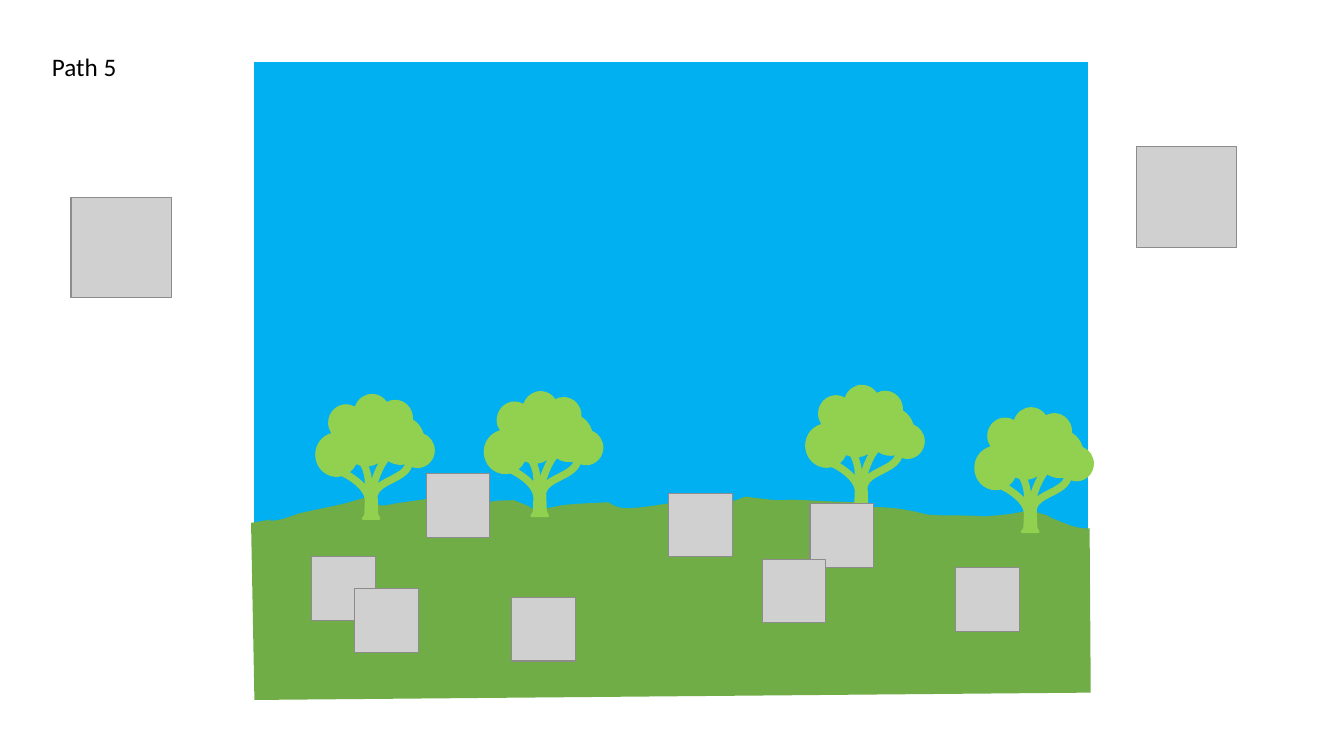
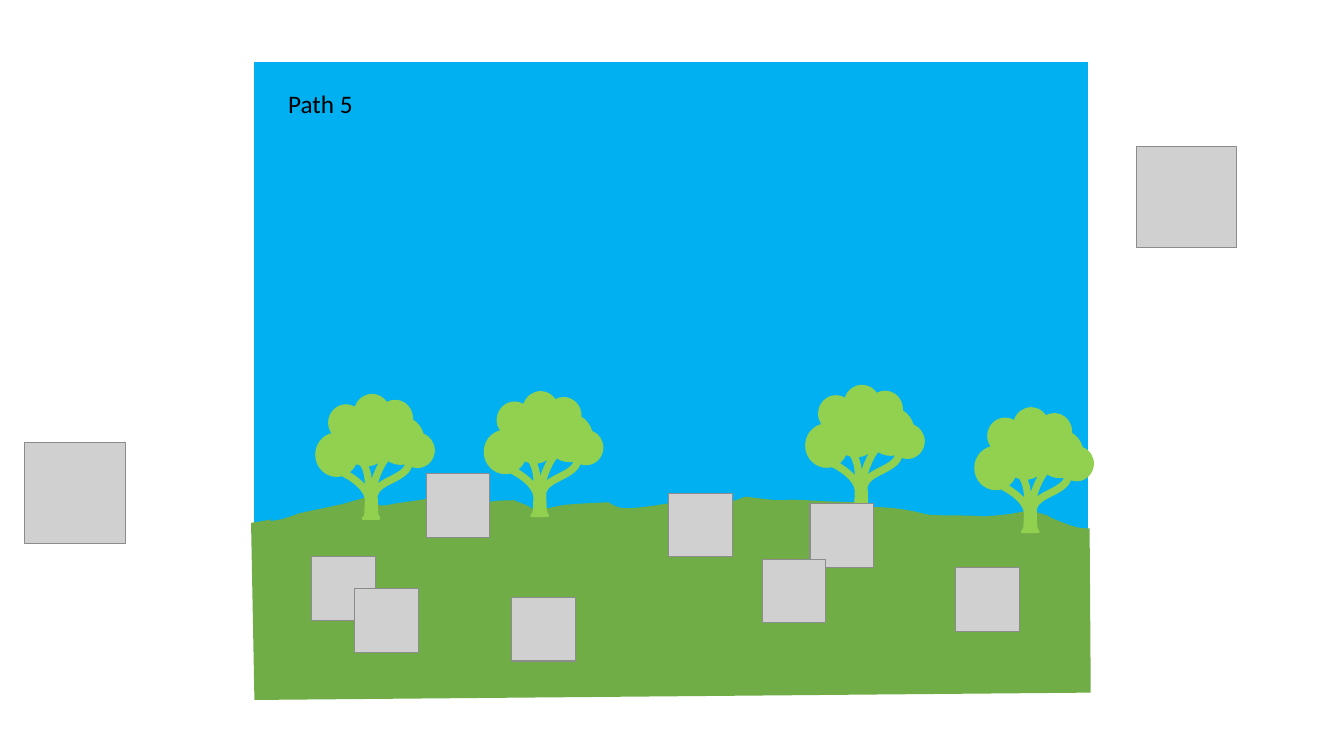
Before and after one commit to AmeliaTYR/SlimeFighter, a slide deck: slide 18 of otherFiles/art.pptx (slide 15 before the commit). Drawn at 1344x756 pixels with LibreOffice and Linux fonts; fonts in the diff are those of the drawing; grey boxes stand for pictures. Boxes give left, top, right and bottom in pixels: in the first picture for what was removed or moved away, otherwise in the second. Text is boxed around its words. In the diff, an @@ line names an element or a change of style, - is before the commit and + after.

```diff
--- a/otherFiles/art.pptx
+++ b/otherFiles/art.pptx
@@ text "Path 5": place and size @@
-text "Path 5" at (52,58,117,76)
+text "Path 5" at (288,95,353,113)
@@ picture: place and size @@
-picture at (71,198,171,298)
+picture at (25,443,126,543)
```
Also in this commit, not shown: 5 other slides changed, 8 slides added, 35 other files.
